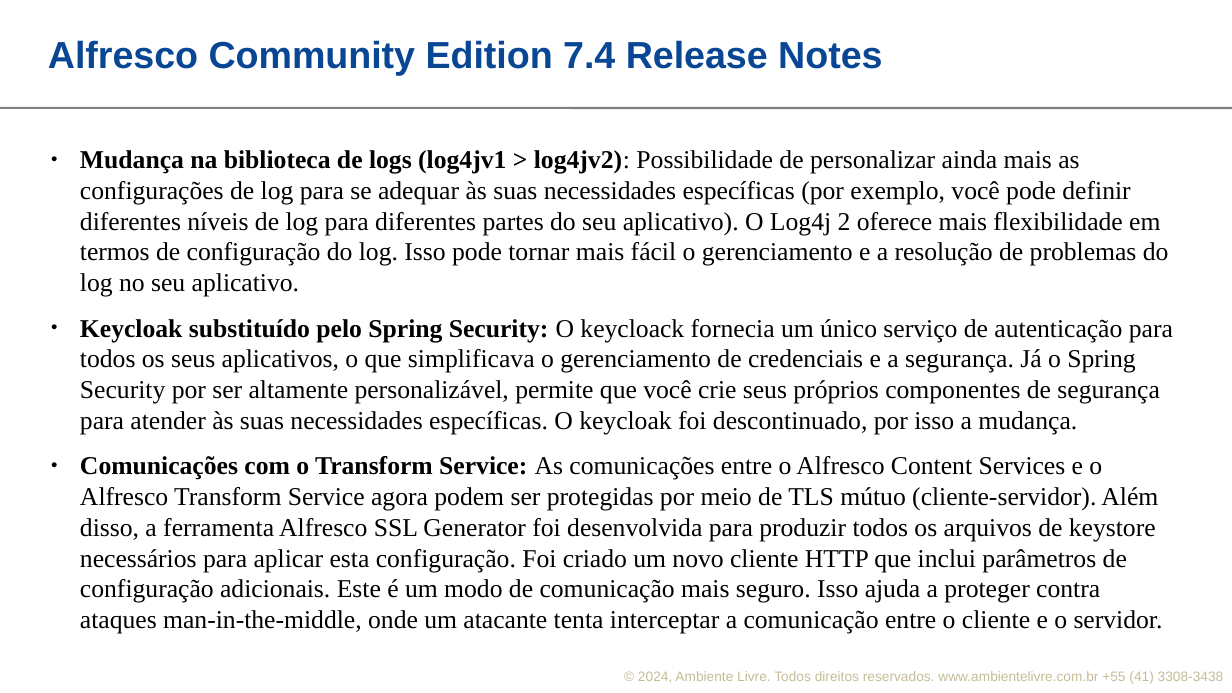
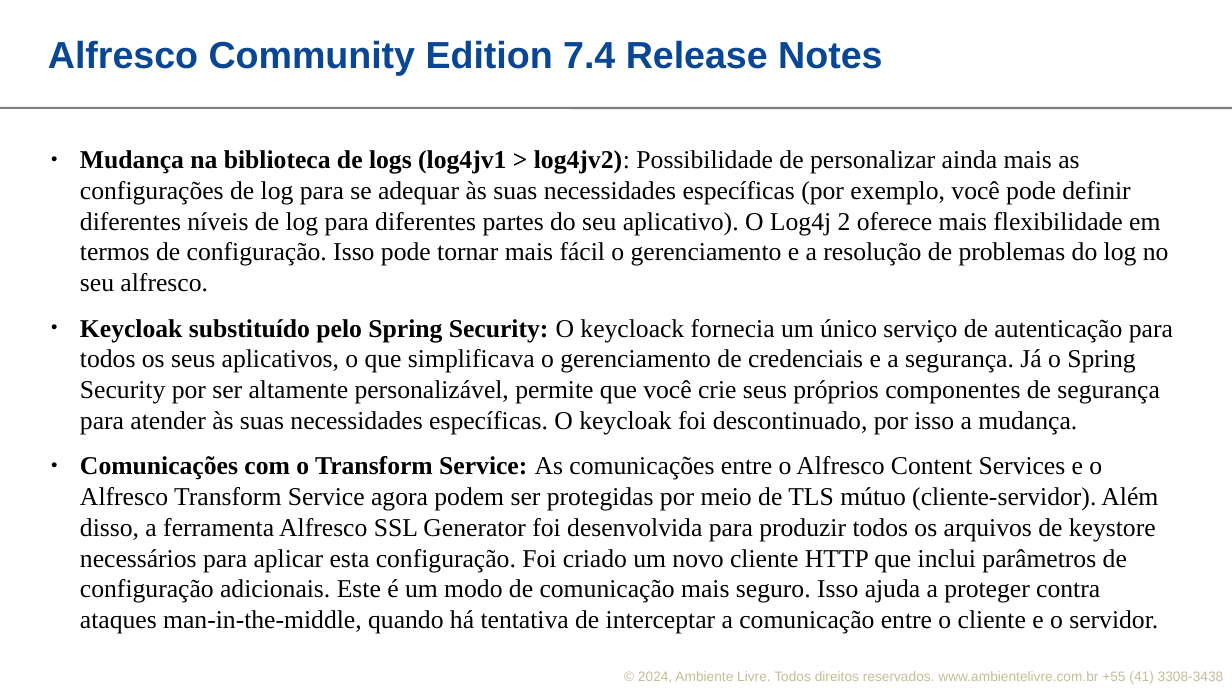
Before and after one commit to ambientelivre/labs, a slide deck: slide 3 of talks/apresentacao-alfresco/alfresco_apresentacao.odp. Drawn at 1232x693 pixels with LibreOffice and Linux fonts; fonts in the diff are those of the drawing; background and template pictures are left out. Boxes give left, top, right and bottom in pixels: in the first picture for what was removed or moved away, otherwise in the second. Text is boxed around its words. In the diff, an @@ line names an element or a change of style, - is before the commit and + after.

Commit message:
alfresco slides

```diff
--- a/talks/apresentacao-alfresco/alfresco_apresentacao.odp
+++ b/talks/apresentacao-alfresco/alfresco_apresentacao.odp
@@ text at (80, 150, 1169, 292): text changed @@
-● Mudança na biblioteca de logs (log4jv1 > log4jv2): Possibilidade de personalizar ainda mais as configurações de log para se adequar às suas necessidades específicas (por exemplo, você pode definir diferentes níveis de log para diferentes partes do seu aplicativo). O Log4j 2 oferece mais flexibilidade em termos de configuração do log. Isso pode tornar mais fácil o gerenciamento e a resolução de problemas do log no seu aplicativo.
+● Mudança na biblioteca de logs (log4jv1 > log4jv2): Possibilidade de personalizar ainda mais as configurações de log para se adequar às suas necessidades específicas (por exemplo, você pode definir diferentes níveis de log para diferentes partes do seu aplicativo). O Log4j 2 oferece mais flexibilidade em termos de configuração. Isso pode tornar mais fácil o gerenciamento e a resolução de problemas do log no seu alfresco.
@@ text at (80, 456, 1158, 634): text changed @@
-● Comunicações com o Transform Service: As comunicações entre o Alfresco Content Services e o Alfresco Transform Service agora podem ser protegidas por meio de TLS mútuo (cliente-servidor). Além disso, a ferramenta Alfresco SSL Generator foi desenvolvida para produzir todos os arquivos de keystore necessários para aplicar esta configuração. Foi criado um novo cliente HTTP que inclui parâmetros de configuração adicionais. Este é um modo de comunicação mais seguro. Isso ajuda a proteger contra ataques man-in-the-middle, onde um atacante tenta interceptar a comunicação entre o cliente e o servidor.
+● Comunicações com o Transform Service: As comunicações entre o Alfresco Content Services e o Alfresco Transform Service agora podem ser protegidas por meio de TLS mútuo (cliente-servidor). Além disso, a ferramenta Alfresco SSL Generator foi desenvolvida para produzir todos os arquivos de keystore necessários para aplicar esta configuração. Foi criado um novo cliente HTTP que inclui parâmetros de configuração adicionais. Este é um modo de comunicação mais seguro. Isso ajuda a proteger contra ataques man-in-the-middle, quando há tentativa de interceptar a comunicação entre o cliente e o servidor.
```
Also in this commit, not shown: 4 other slides changed.
